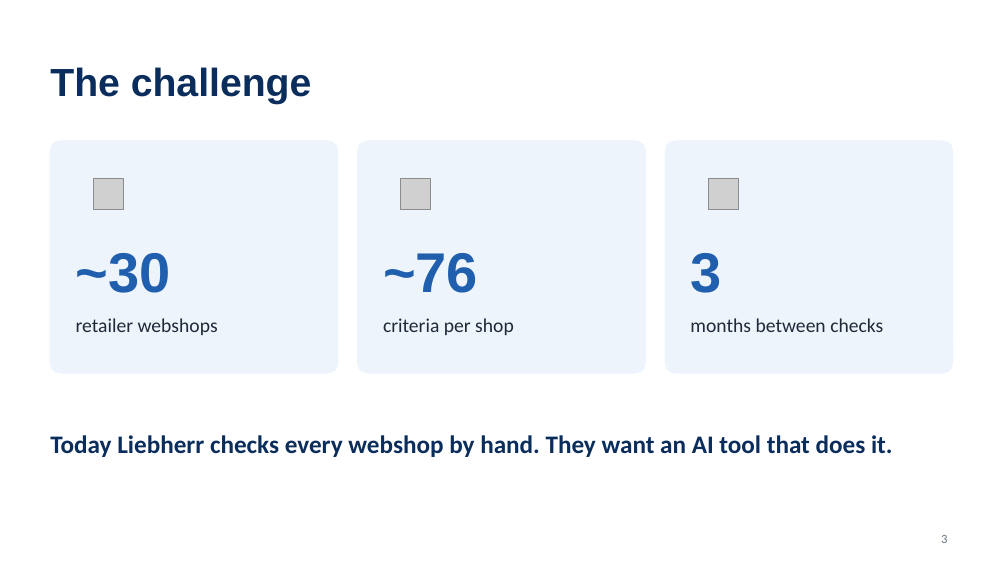
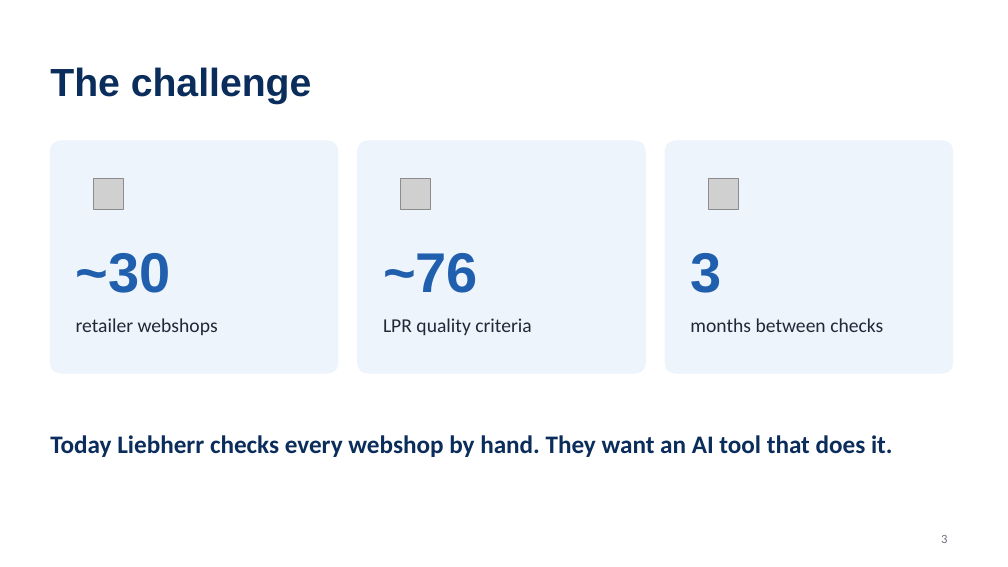
Before and after one commit to niv1999/liebherr-hackathon-2026, a slide deck: slide 3 of Liebherr5_DesignThinking_Journey.pptx. Drawn at 1008x567 pixels with LibreOffice and Linux fonts; fonts in the diff are those of the drawing; grey boxes stand for pictures. Boxes give left, top, right and bottom in pixels: in the first picture for what was removed or moved away, otherwise in the second. Text is boxed around its words. In the diff, an @@ line names an element or a change of style, - is before the commit and + after.

```diff
--- a/Liebherr5_DesignThinking_Journey.pptx
+++ b/Liebherr5_DesignThinking_Journey.pptx
@@ text at (383,318,531,335): text changed @@
-criteria per shop
+LPR quality criteria
```
Also in this commit, not shown: 4 other slides changed, 1 other file.
